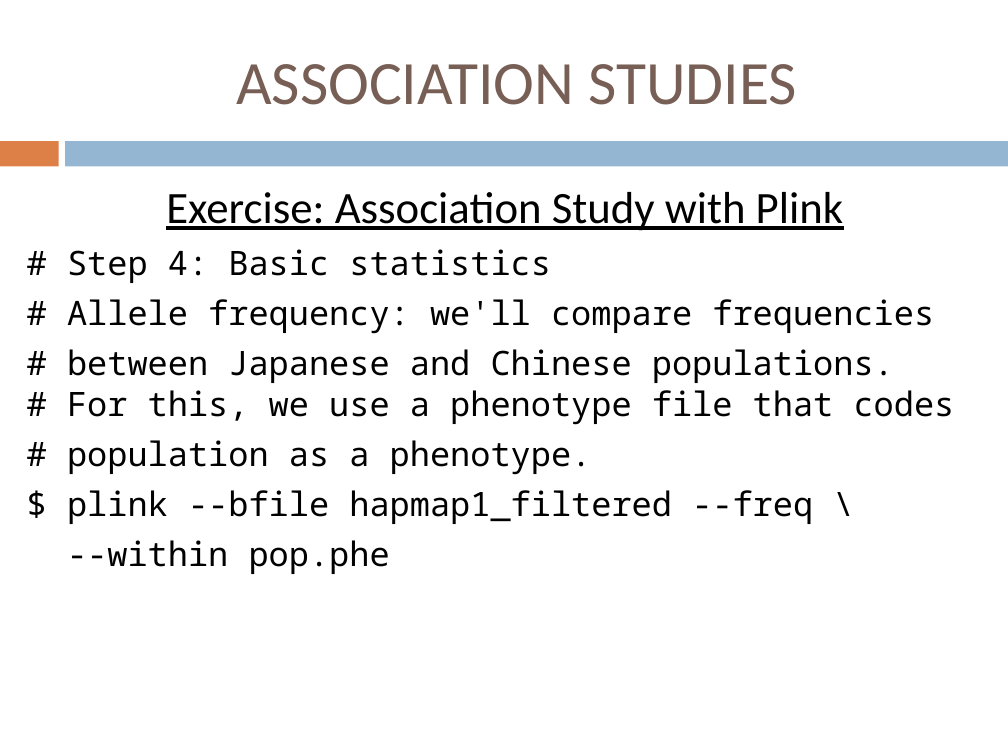
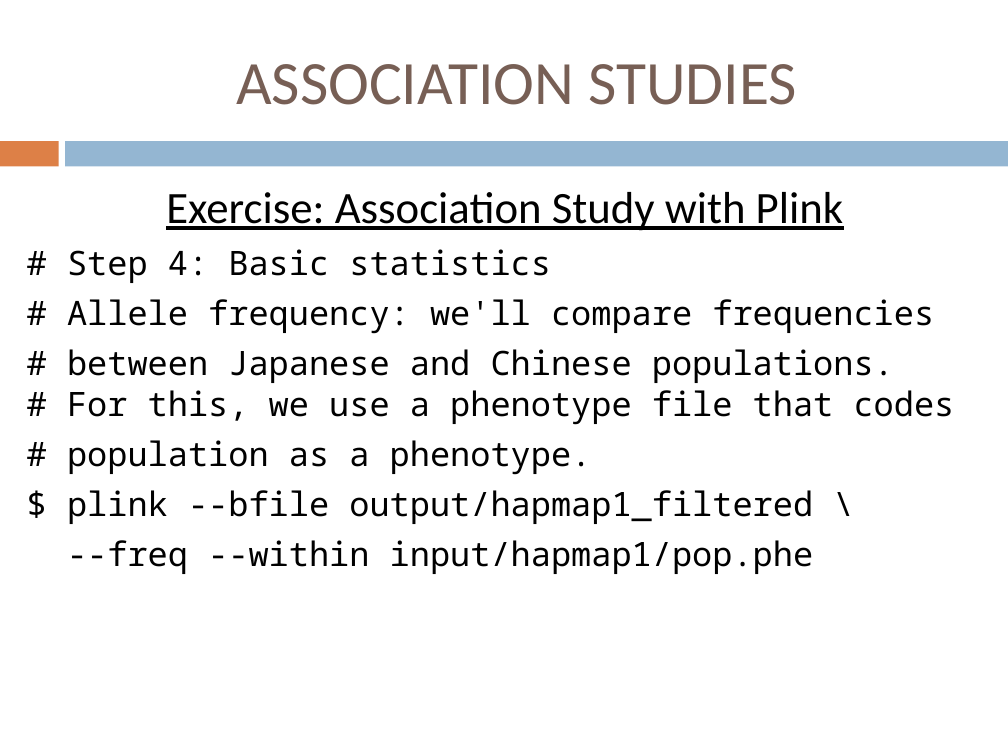
Before and after one commit to jdidion/OpenBioinformaticsWorkshops, a slide deck: slide 30 of development/AdvancedDNASeq/slides/Part5_PopGenAssn.pptx. Drawn at 1008x756 pixels with LibreOffice and Linux fonts; fonts in the diff are those of the drawing. Boxes give left, top, right and bottom in pixels: in the first picture for what was removed or moved away, otherwise in the second. Text is boxed around its words. In the diff, an @@ line names an element or a change of style, - is before the commit and + after.

```diff
--- a/development/AdvancedDNASeq/slides/Part5_PopGenAssn.pptx
+++ b/development/AdvancedDNASeq/slides/Part5_PopGenAssn.pptx
@@ text at [67,490,814,574]: text changed @@
-$ plink --bfile hapmap1_filtered --freq \
---within pop.phe
+$ plink --bfile output/hapmap1_filtered \
+--freq --within input/hapmap1/pop.phe
```
Also in this commit, not shown: 17 other slides changed, 3 other files.
